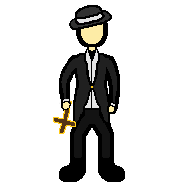
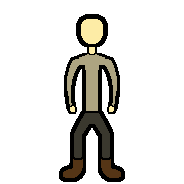
The second 184x184 image is a revision of the first. Changes to its layers:
hid group "church volunteer" (13 layers) over [53, 5, 121, 178]
showed group "default" (12 layers) over [53, 5, 121, 178]
